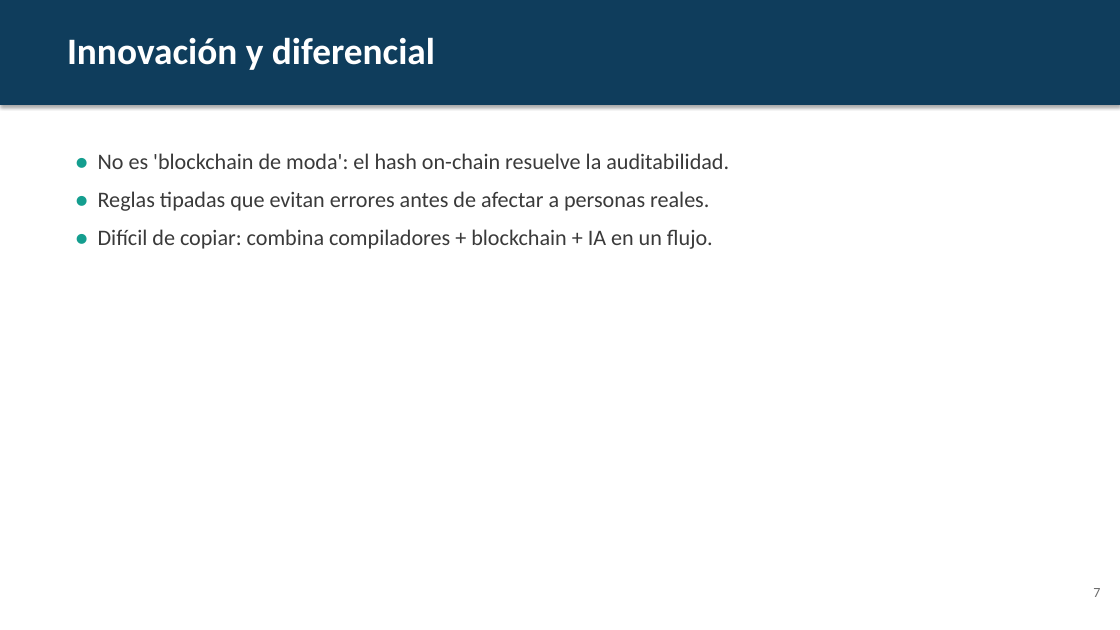
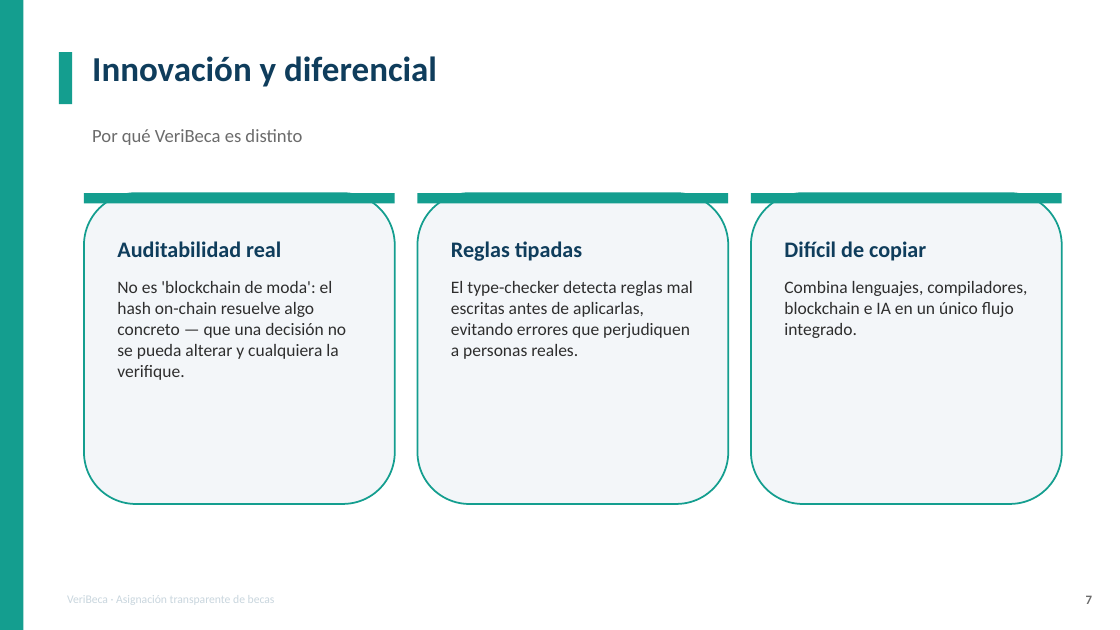
Before and after one commit to santivicente/veribeca, a slide deck: slide 7 of docs/VeriBeca-Pitch.pptx. Drawn at 1120x630 pixels with LibreOffice and Linux fonts; fonts in the diff are those of the drawing. Boxes give left, top, right and bottom in pixels: in the first picture for what was removed or moved away, otherwise in the second. Text is boxed around its words. In the diff, an @@ line names an element or a change of style, - is before the commit and + after.

```diff
--- a/docs/VeriBeca-Pitch.pptx
+++ b/docs/VeriBeca-Pitch.pptx
@@ rectangle removed at box(0, 0, 1120, 105) @@
@@ rectangle added at box(0, 0, 24, 630), fill #149E8F @@
@@ rectangle added at box(59, 52, 72, 104), fill #149E8F @@
@@ text "Innovación y diferencial": place and size @@
-text "Innovación y diferencial" at box(67, 37, 435, 70)
+text "Innovación y diferencial" at box(92, 56, 437, 87)
@@ text "Innovación y diferencial" at box(92, 56, 437, 87): size 32 to 30 pt, text colour #FFFFFF to #0F3D5C; more space between paragraphs @@
@@ text added at box(92, 129, 302, 145), 16 pt, text #6B6B6B @@
+Por qué VeriBeca es distinto
@@ text removed at box(98, 153, 729, 249) @@
-● No es 'blockchain de moda': el hash on-chain resuelve la auditabilidad.
-● Reglas tipadas que evitan errores antes de afectar a personas reales.
-● Difícil de copiar: combina compiladores + blockchain + IA en un flujo.
@@ rounded rectangle added at box(84, 193, 395, 504), fill #F3F6F9, outline #149E8F 1.5 pt @@
@@ rectangle added at box(84, 193, 395, 203), fill #149E8F @@
@@ rounded rectangle added at box(418, 193, 728, 504), fill #F3F6F9, outline #149E8F 1.5 pt @@
@@ rectangle added at box(418, 193, 728, 203), fill #149E8F @@
@@ rounded rectangle added at box(751, 193, 1062, 504), fill #F3F6F9, outline #149E8F 1.5 pt @@
@@ rectangle added at box(751, 193, 1062, 203), fill #149E8F @@
@@ text added at box(117, 241, 346, 380), 15 pt, text #2E2E2E @@
+Auditabilidad real
+No es 'blockchain de moda': el hash on-chain resuelve algo concreto — que una decisión no se pueda alterar y cualquiera la verifique.
@@ text added at box(451, 241, 693, 359), 15 pt, text #2E2E2E @@
+Reglas tipadas
+El type-checker detecta reglas mal escritas antes de aplicarlas, evitando errores que perjudiquen a personas reales.
@@ text added at box(784, 241, 1027, 338), 15 pt, text #2E2E2E @@
+Difícil de copiar
+Combina lenguajes, compiladores, blockchain e IA en un único flujo integrado.
@@ text added at box(67, 595, 275, 605), 10 pt, text #C9D6DE @@
+VeriBeca · Asignación transparente de becas
@@ text "7": place and size @@
-text "7" at box(1093, 588, 1100, 597)
+text "7" at box(1086, 595, 1092, 604)
@@ text "7" at box(1086, 595, 1092, 604): size 12 to 11 pt, bold on; more space between paragraphs @@
```
Also in this commit, not shown: 6 other slides changed, 3 slides added, 3 slides removed.
